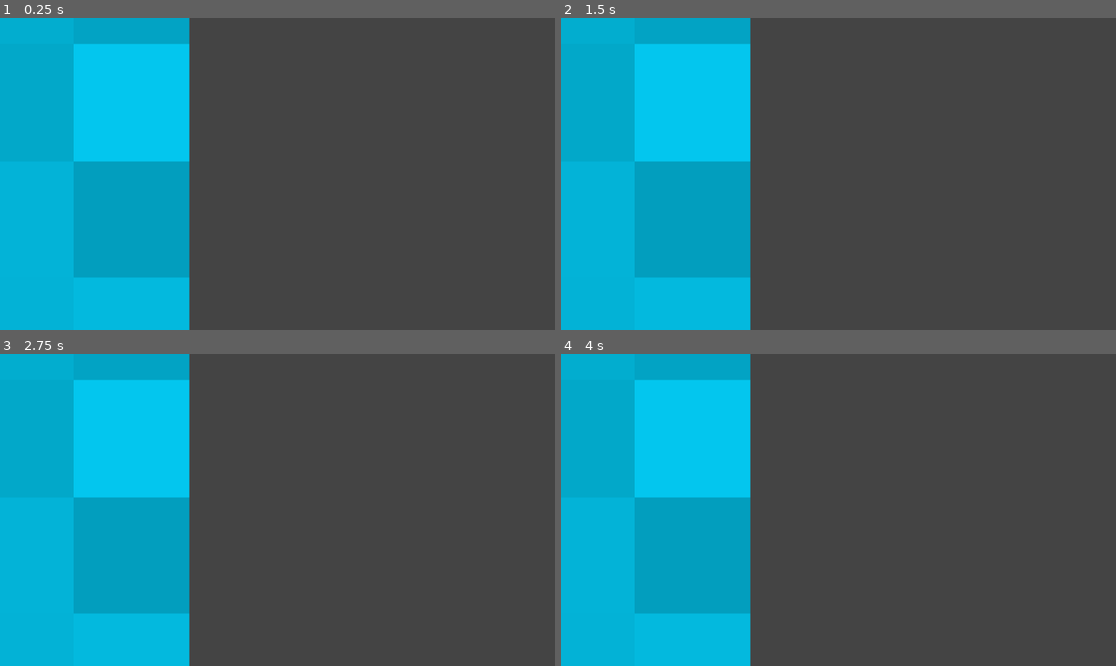
Above: before the commit, frames 1-4 (two rows, left to right).
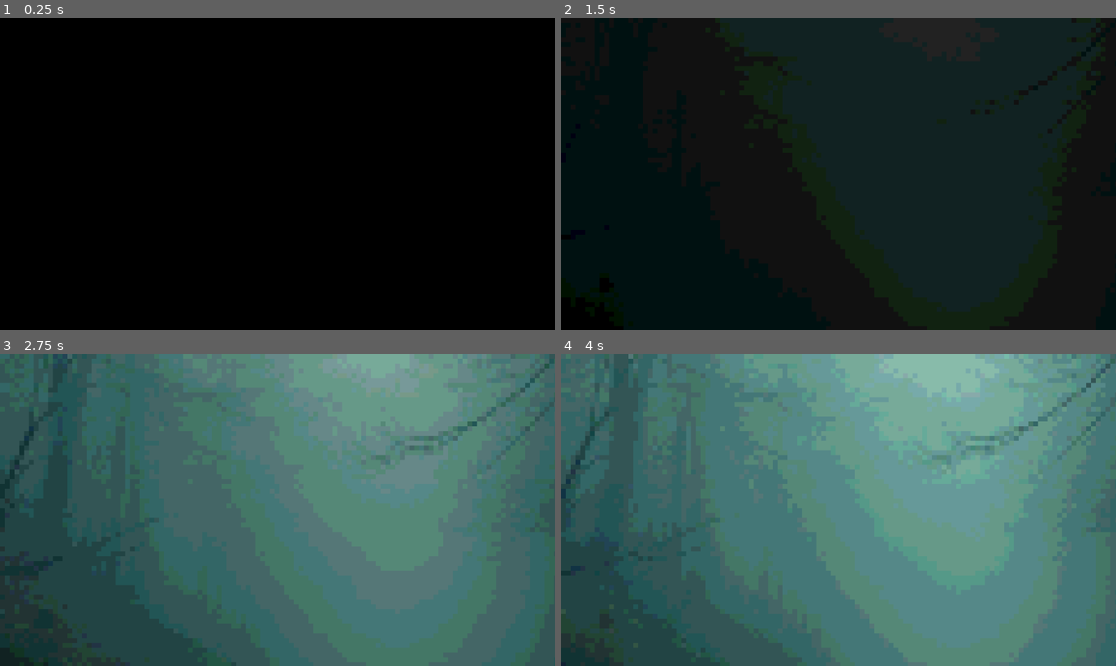
Above: after the commit, the same moments.

Repository: HewsonSchulz/throw-it-back
Game: Godot game, scene res://scenes/root.tscn
Two runs of this game, one before a commit and one after it. Both use one fixed random seed, a clock stepped at 60 frames per second and the inputs below.
Inputs:
- Up to frame 1 (0.25 s): no input
- Up to frame 2 (1.5 s): tap Enter at 0.5 s
- Up to frame 3 (2.75 s): no input
- Up to frame 4 (4 s): tap Space at 3.5 s

The runs differ from the first frame. In frame 1, 100% of the frame differs, in the area x 0-100%, y 0-100%; in frame 2, 100%; in frame 3, 97%; in frame 4, 99%.

Commit message:
font imports

Diff:
--- /dev/null
+++ b/default_bus_layout.tres
@@ -0,0 +1,9 @@
+[gd_resource type="AudioBusLayout" format=3 uid="uid://be84y81pq1dlt"]
+
+[resource]
+bus/1/name = &"Ambience"
+bus/1/solo = false
+bus/1/mute = false
+bus/1/bypass_fx = false
+bus/1/volume_db = -14.9118
+bus/1/send = &"Master"
--- a/scenes/prologue.tscn
+++ b/scenes/prologue.tscn
@@ -6,6 +6,8 @@
 [ext_resource type="Texture2D" uid="uid://btgrtrg8xvfid" path="res://assets/sprites/BG3.png" id="3_tmk5e"]
 [ext_resource type="Texture2D" uid="uid://buoyi231w53ne" path="res://assets/sprites/BG4.jpg" id="4_k72x8"]
 [ext_resource type="Script" path="res://scripts/prologue_bg.gd" id="5_f6jhs"]
+[ext_resource type="FontFile" uid="uid://bvaqjw0jx073n" path="res://assets/fonts/TcacrylichandthickRegular.otf" id="7_aheay"]
+[ext_resource type="Script" path="res://scripts/prologue_message.gd" id="7_uvv1o"]
 
 [sub_resource type="ShaderMaterial" id="ShaderMaterial_hjefu"]
 shader = ExtResource("1_7jfds")
@@ -57,7 +59,25 @@
 [node name="BG" type="AnimatedSprite2D" parent="."]
 material = SubResource("ShaderMaterial_hjefu")
 sprite_frames = SubResource("SpriteFrames_ykar0")
-frame_progress = 0.496466
 script = ExtResource("5_f6jhs")
 
+[node name="Message" type="Label" parent="."]
+anchors_preset = 8
+anchor_left = 0.5
+anchor_top = 0.5
+anchor_right = 0.5
+anchor_bottom = 0.5
+offset_left = -261.0
+offset_top = 111.0
+offset_right = 261.0
+offset_bottom = 213.0
+grow_horizontal = 2
+grow_vertical = 2
+theme_override_fonts/font = ExtResource("7_aheay")
+theme_override_font_sizes/font_size = 55
+text = "press any key"
+horizontal_alignment = 1
+vertical_alignment = 1
+script = ExtResource("7_uvv1o")
+
 [connection signal="next_frame" from="BG" to="BG" method="_on_next_frame"]
--- a/scenes/root.tscn
+++ b/scenes/root.tscn
@@ -1,9 +1,10 @@
-[gd_scene load_steps=6 format=3 uid="uid://b8u2oi6rvi5pm"]
+[gd_scene load_steps=7 format=3 uid="uid://b8u2oi6rvi5pm"]
 
 [ext_resource type="Script" path="res://scripts/root.gd" id="1_ewk7w"]
-[ext_resource type="PackedScene" uid="uid://eh5ngvee0aab" path="res://scenes/fishing_minigame.tscn" id="2_o4l7k"]
+[ext_resource type="PackedScene" uid="uid://ocimpspks2fu" path="res://scenes/prologue.tscn" id="2_4f474"]
 [ext_resource type="Shader" path="res://shaders/pixel_art_WINDOW.gdshader" id="3_kbogb"]
-[ext_resource type="Script" path="res://scripts/window.gd" id="4_2ajn4"]
+[ext_resource type="AudioStream" uid="uid://bl6ie8wm03nmj" path="res://assets/audio/ambience1.mp3" id="5_578qj"]
+[ext_resource type="Script" path="res://scripts/ambience.gd" id="6_okgng"]
 
 [sub_resource type="ShaderMaterial" id="ShaderMaterial_c1bla"]
 shader = ExtResource("3_kbogb")
@@ -14,20 +15,21 @@
 [node name="Root" type="Node"]
 script = ExtResource("1_ewk7w")
 
-[node name="Window" type="ColorRect" parent="."]
+[node name="Prologue" parent="." instance=ExtResource("2_4f474")]
+
+[node name="PixelView" type="ColorRect" parent="."]
 material = SubResource("ShaderMaterial_c1bla")
 offset_left = -512.0
 offset_top = -288.0
 offset_right = 512.0
 offset_bottom = 288.0
-script = ExtResource("4_2ajn4")
-
-[node name="FishingMinigame" parent="." instance=ExtResource("2_o4l7k")]
-offset_left = -450.0
-offset_top = -275.0
-offset_right = -1602.0
-offset_bottom = -923.0
-depth = 5
 
 [node name="RootCamera" type="Camera2D" parent="."]
 zoom = Vector2(3.65, 3.65)
+
+[node name="Ambience" type="AudioStreamPlayer2D" parent="."]
+stream = ExtResource("5_578qj")
+autoplay = true
+bus = &"Ambience"
+script = ExtResource("6_okgng")
+FADE_DURATION = 5.0
--- /dev/null
+++ b/scripts/ambience.gd
@@ -0,0 +1,14 @@
+extends AudioStreamPlayer2D
+
+@export var FADE_DURATION := 3.0     # fade-in time
+
+func _ready():
+	volume_db = -80
+	fade_in_music()
+
+func fade_in_music():
+	var tween := create_tween()
+	tween.tween_property(
+		self, "volume_db",
+		0, FADE_DURATION
+	).set_trans(Tween.TRANS_SINE).set_ease(Tween.EASE_IN_OUT)
--- a/scripts/prologue_message.gd
+++ b/scripts/prologue_message.gd
@@ -1,17 +1,21 @@
-#!
-
 extends Label
 
 var tween: Tween
 var start_position: Vector2
-@export var hover_distance: float = 10.0
-@export var hover_duration: float = 1.0
-@export var wait_time: float = 0.5
-@export var init_wait_time: float = 5.0
+@export var hover_distance: float = 20.0
+@export var hover_duration: float = 2.0
+@export var wait_time: float = 0.0
+@export var init_wait_time: float = 12.0
 @export var fade_in_duration: float = 1.0
 
 func _ready():
 	start_position = position
+	modulate.a = 0.0  # start invisible
+
+	var fade_tween = create_tween()
+	fade_tween.tween_interval(init_wait_time)
+	fade_tween.tween_property(self, "modulate:a", 1.0, fade_in_duration).set_trans(Tween.TRANS_SINE).set_ease(Tween.EASE_IN_OUT)
+
 	tween = create_tween().set_loops()
 
 	# hover down
--- a/scripts/window.gd
+++ /dev/null
@@ -1 +0,0 @@
-extends ColorRect
Not shown, added: assets/audio/ambience1.mp3.import
Not shown, added: assets/fonts/BaseballClubSolid.ttf.import
Binary file added: assets/fonts/Pixel Game Extrude.otf
Not shown, added: assets/fonts/Pixel Game Extrude.otf.import
Binary file added: assets/fonts/Pixel Game.otf
Not shown, added: assets/fonts/Pixel Game.otf.import
Binary file added: assets/fonts/PixelOperator8-Bold.ttf
Not shown, added: assets/fonts/PixelOperator8-Bold.ttf.import
Binary file added: assets/fonts/PixelOperator8.ttf
Not shown, added: assets/fonts/PixelOperator8.ttf.import
Binary file added: assets/fonts/TcacrylichandthickRegular.otf
Not shown, added: assets/fonts/TcacrylichandthickRegular.otf.import
(and 2 more such lines)
